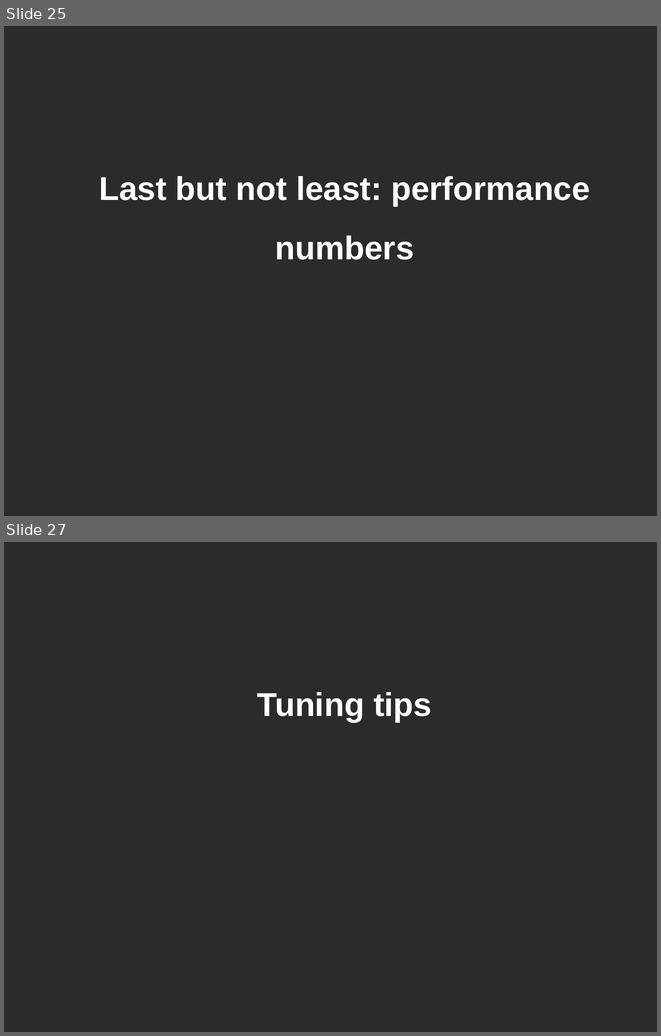
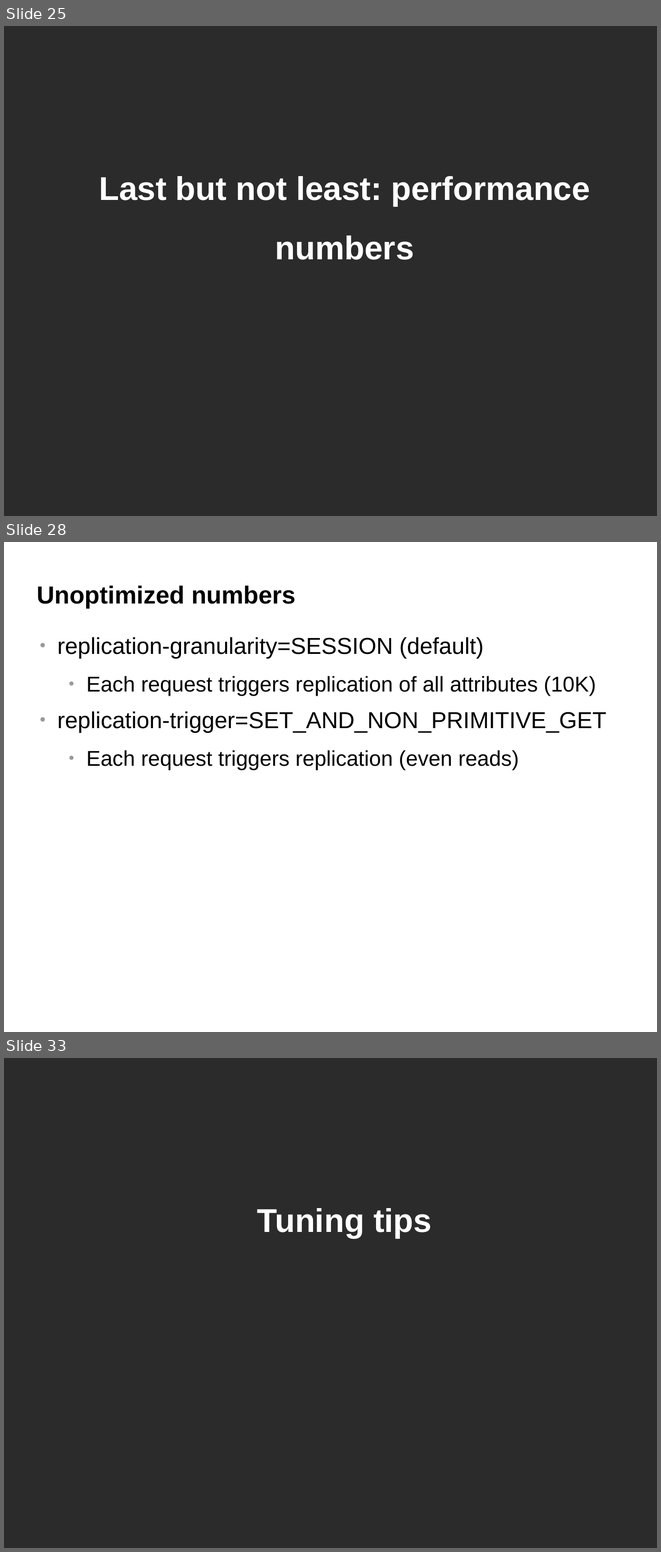
Before and after one commit to belaban/SessionPerf, a slide deck: docs/jbw2012.odp. Shown one above the other, each under a label of ours: slides 25 and 27 before the commit, slides 25, 28 and 33 after it; the slides between them are not shown. The pictures are 661x1036 and 661x1552 pixels, drawn with LibreOffice and Linux fonts; fonts in the diff are those of the drawing; background and template pictures are left out; a plain dark background stands for a picture behind light text. Boxes give left, top, right and bottom in pixels: in the first picture for what was removed or moved away, otherwise in the second. Text is boxed around its words. In the diff, an @@ line names an element or a change of style, - is before the commit and + after.

```diff
--- a/docs/jbw2012.odp
+++ b/docs/jbw2012.odp
@@ slide 28 added at (x1=4, y1=542, x2=657, y2=1032), background #FFFFFF @@
@@ title added at (x1=37, y1=585, x2=296, y2=608), 30 pt, text #000000, bold @@
+Unoptimized numbers
@@ text added at (x1=58, y1=637, x2=607, y2=770), 26 pt, text #000000 @@
+● replication-granularity=SESSION (default)
+  ● Each request triggers replication of all attributes (10K)
+● replication-trigger=SET_AND_NON_PRIMITIVE_GET
+  ● Each request triggers replication (even reads)
@@ what was slide 27 is now slide 33 @@
```
Also in this commit, not shown: 6 slides changed, 6 other slides added, 1 slide removed, 1 other file.
